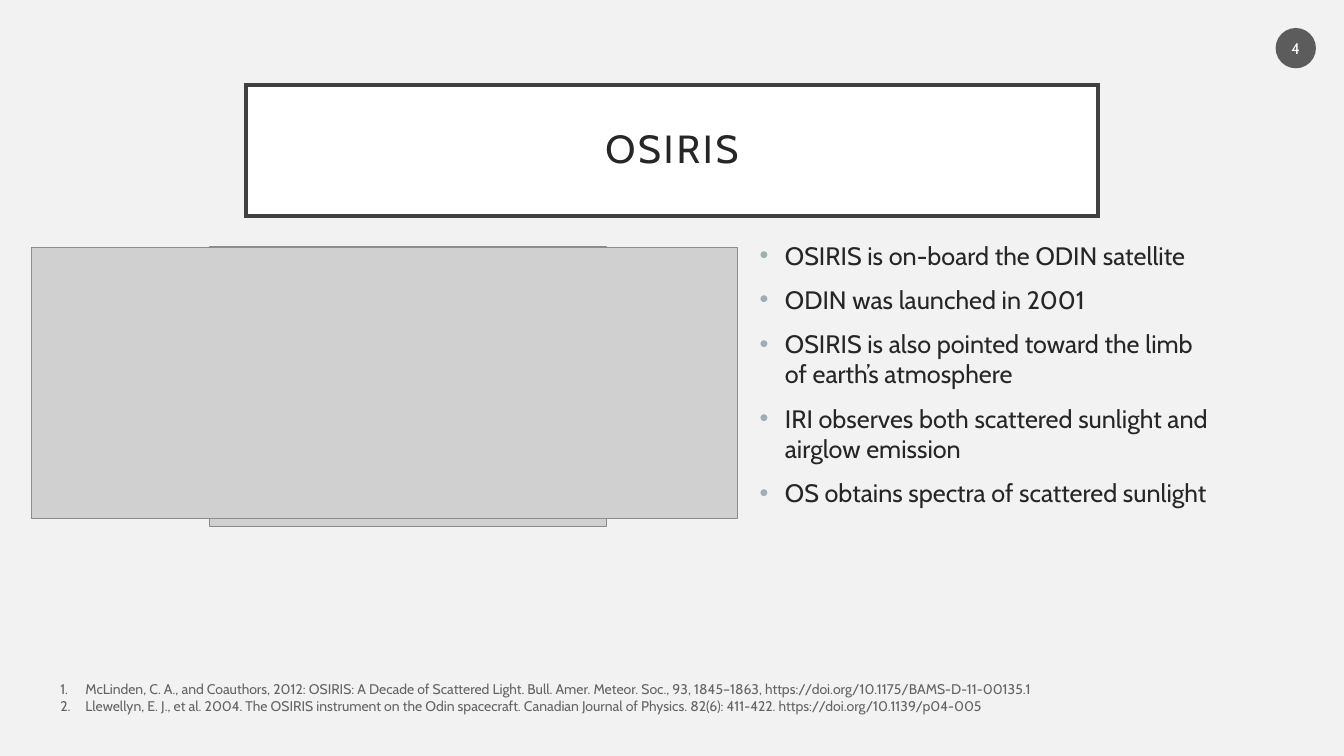
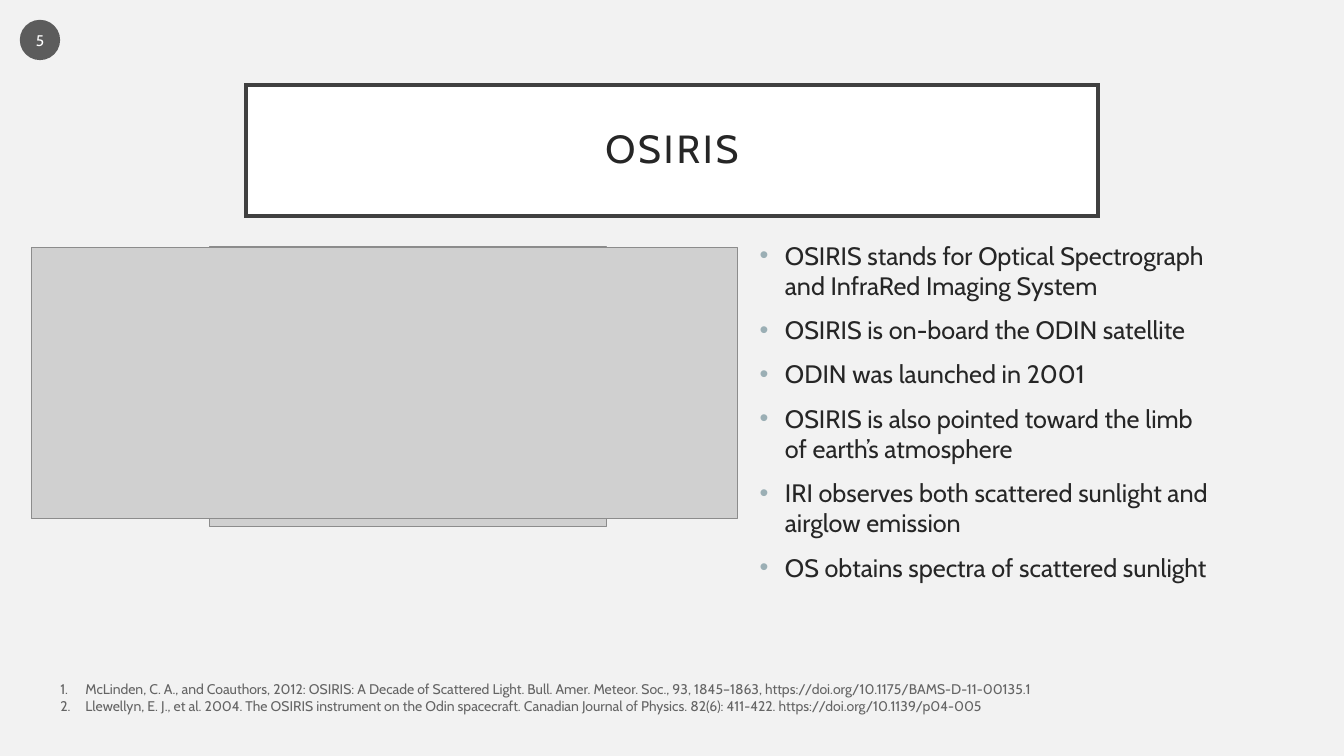
Before and after one commit to Sallamsaka/ozone-measurement-comparison, a slide deck: slide 5 of Midterm Presentation1.pptx (slide 4 before the commit). Drawn at 1344x756 pixels with LibreOffice and Linux fonts; fonts in the diff are those of the drawing; grey boxes stand for pictures. Boxes give left, top, right and bottom in pixels: in the first picture for what was removed or moved away, otherwise in the second. Text is boxed around its words. In the diff, an @@ line names an element or a change of style, - is before the commit and + after.

```diff
--- a/Midterm Presentation1.pptx
+++ b/Midterm Presentation1.pptx
@@ page number added at [20,20,60,60], fill #1D1D1D at 70% opacity, 11 pt, text #FFFFFF @@
+5
@@ page number removed at [1276,28,1317,69] @@
-4
@@ text at [785,246,1203,301]: paragraph added @@
+• OSIRIS stands for Optical Spectrograph and InfraRed Imaging System
```
Also in this commit, not shown: 12 other slides changed, 1 slide added, 1 slide removed, 21 other files.
